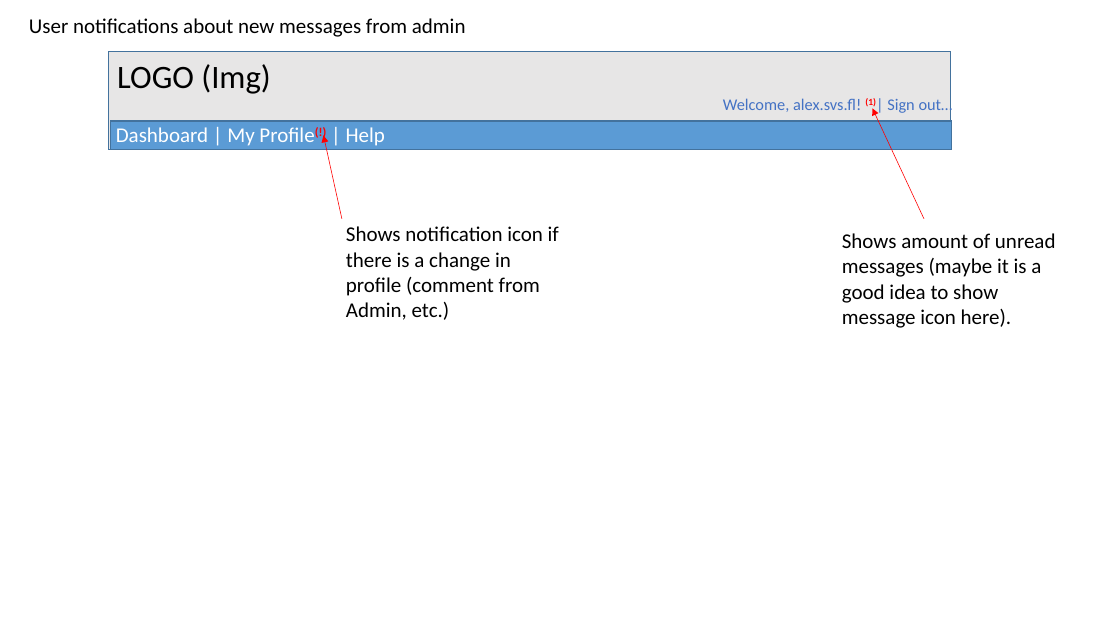
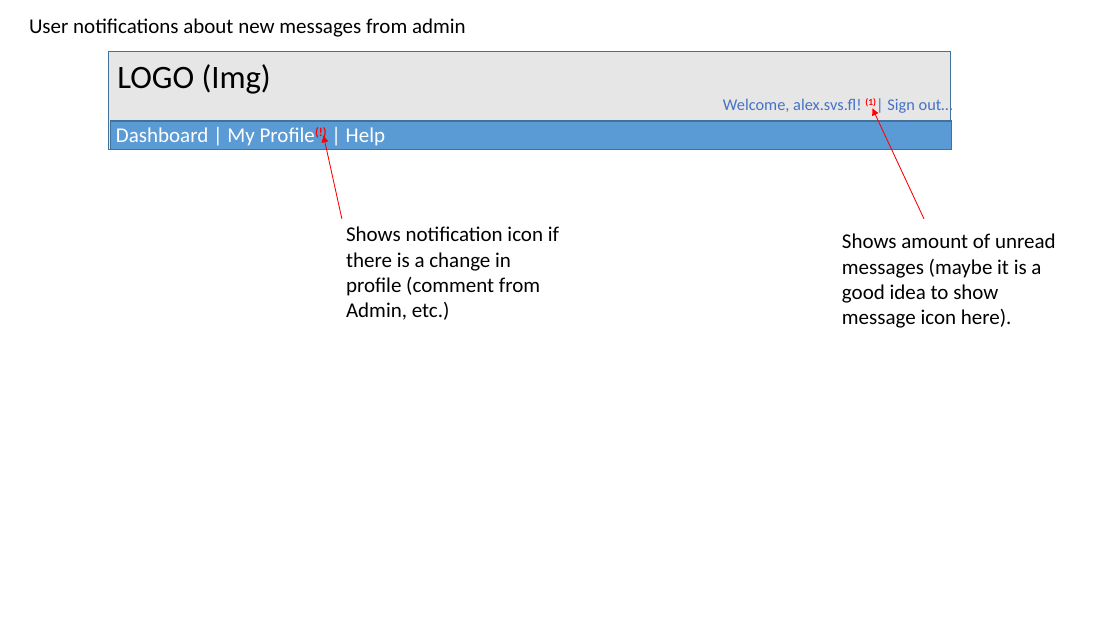
Before and after one commit to AlexanderFlanchik/AvsHost, a slide deck: slide 7 of Specs.pptx. Drawn at 1120x630 pixels with LibreOffice and Linux fonts; fonts in the diff are those of the drawing. Boxes give left, top, right and bottom in pixels: in the first picture for what was removed or moved away, otherwise in the second. Text is boxed around its words. In the diff, an @@ line names an element or a change of style, - is before the commit and + after.

```diff
--- a/Specs.pptx
+++ b/Specs.pptx
@@ rectangle at bbox=[109, 52, 950, 150]: outline #43739E 1 pt to #42719B 1 pt @@
@@ arrow (924, 219) - (873, 108): stroke #FF0000 0.5 pt to #FF0000 0.75 pt @@
@@ rectangle at bbox=[110, 121, 951, 150]: outline #43739E 1 pt to #42719B 1 pt @@
@@ arrow (342, 219) - (323, 135): stroke #FF0000 0.5 pt to #FF0000 0.75 pt @@
```
Also in this commit, not shown: 19 other slides changed, 13 slides added, 1 other file.
